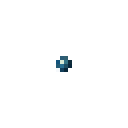
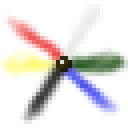
Comparing the layer stacks of the two w=128, h=128 images. Changes:
hid "water" over box(56, 56, 72, 72)
hid "air" over box(56, 56, 72, 72)
added layer "primrev" above "primreveffect" over box(56, 56, 72, 72)
added layer "primreveffect" above "effect" over box(0, 4, 128, 124)
